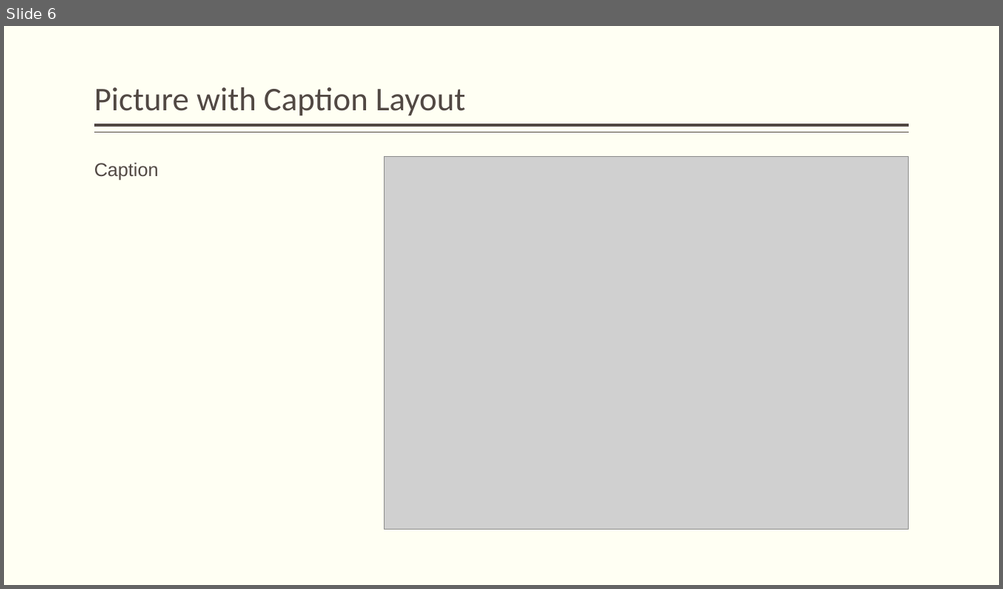
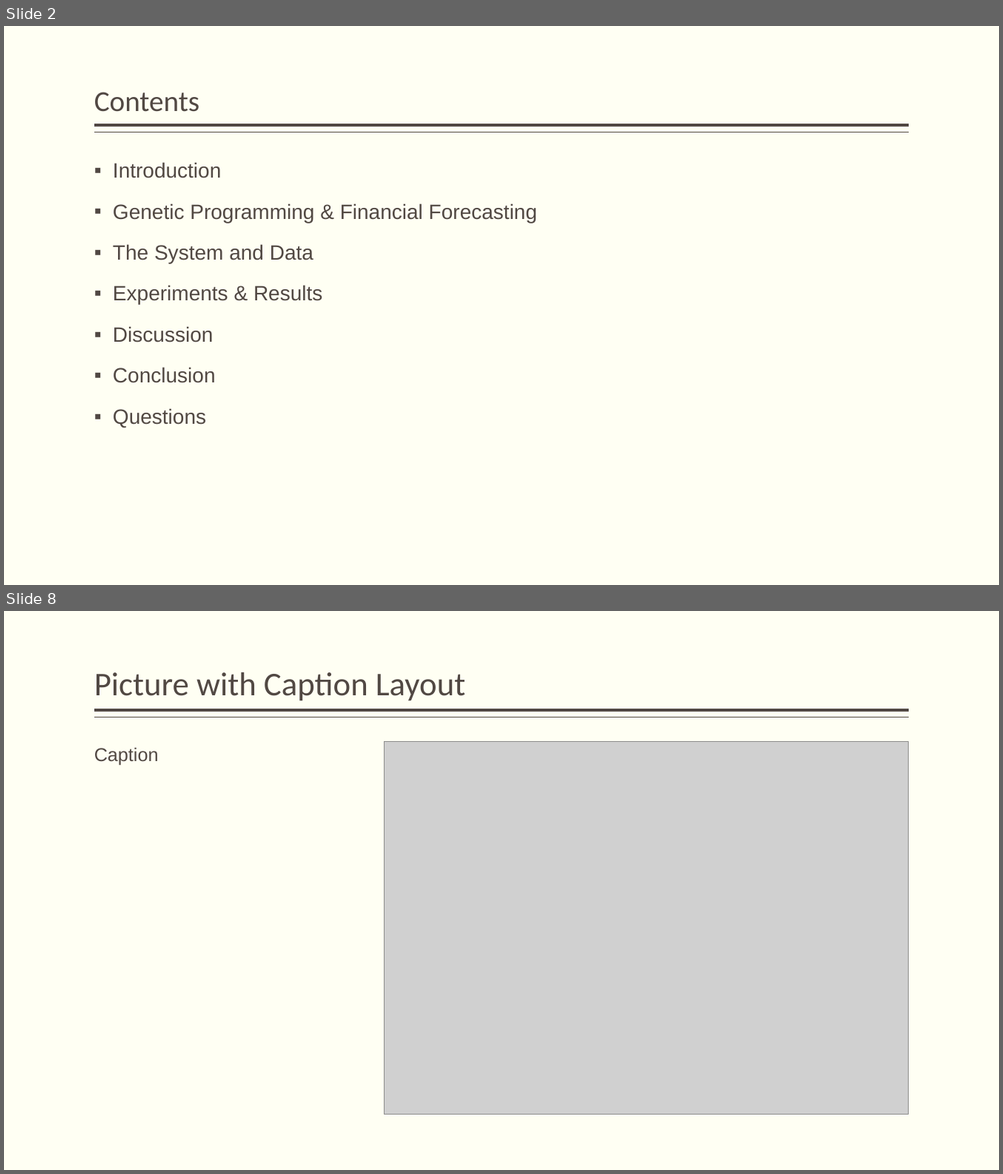
Before and after one commit to JamesEarle/GPP, a slide deck: GPP_Defense.pptx. Shown one above the other, each under a label of ours: slide 6 before the commit, slides 2 and 8 after it; the slides between them are not shown. The pictures are 1003x589 and 1003x1174 pixels, drawn with LibreOffice and Linux fonts; fonts in the diff are those of the drawing; grey boxes stand for pictures. Boxes give left, top, right and bottom in pixels: in the first picture for what was removed or moved away, otherwise in the second. Text is boxed around its words. In the diff, an @@ line names an element or a change of style, - is before the commit and + after.

Commit message:
intro, GP and ensemble learning with outlier graphs

```diff
--- a/GPP_Defense.pptx
+++ b/GPP_Defense.pptx
@@ slide 2 added at box(4, 26, 999, 585), background #FFFFF3; not listed: 2 template elements that a slide beside it also shows @@
@@ title added at box(94, 92, 199, 112), 28 pt, text #514843 @@
+Contents
@@ text added at box(113, 162, 537, 428), 20 pt, text #514843 @@
+▪ Introduction
+▪ Genetic Programming & Financial Forecasting
+▪ The System and Data
+▪ Experiments & Results
+▪ Discussion
+▪ Conclusion
+▪ Questions
@@ what was slide 6 is now slide 8 @@
```
Also in this commit, not shown: 1 slide changed, 5 other slides added, 4 slides removed, 1 other file.
